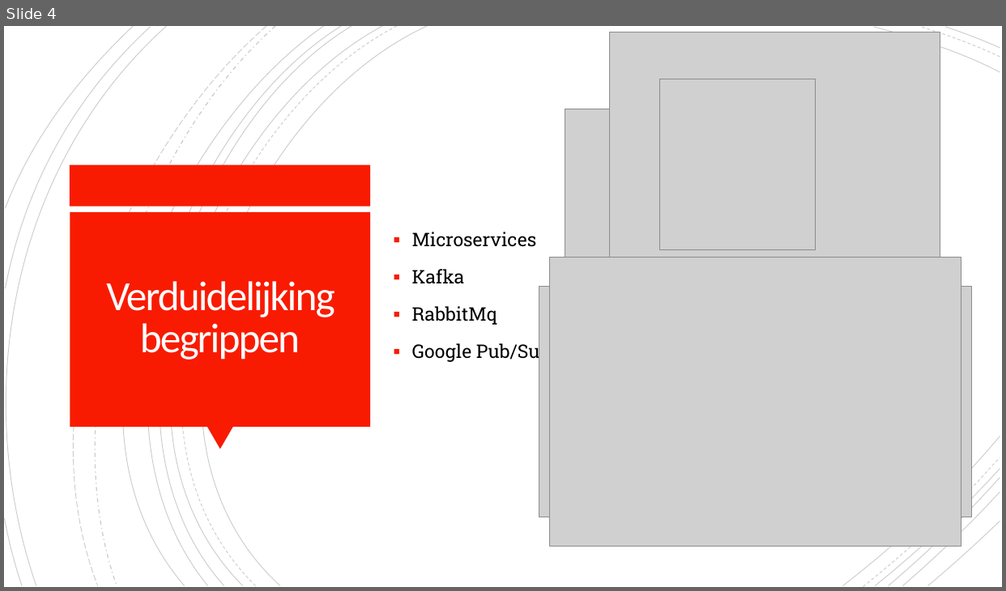
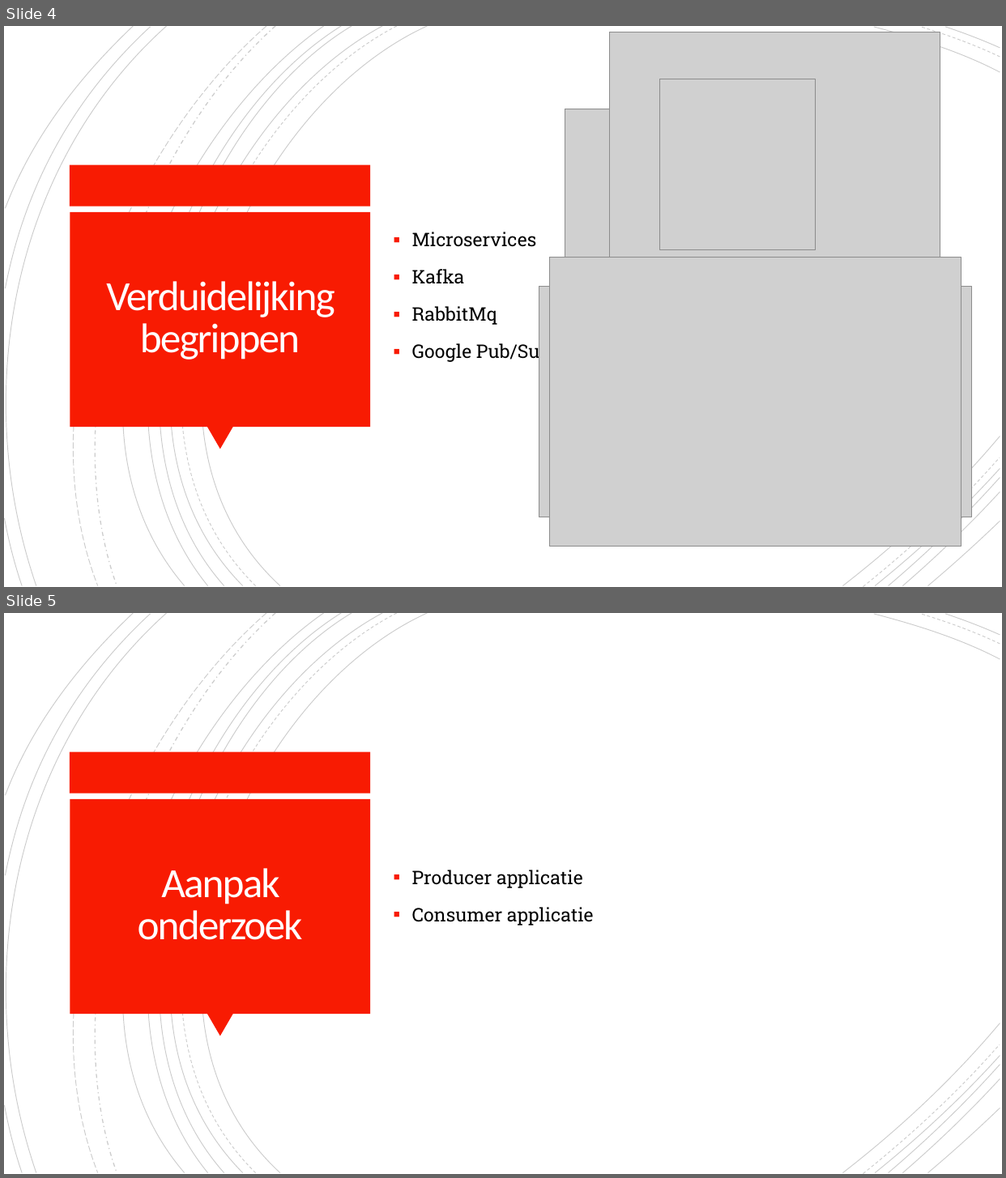
Before and after one commit to 637611rd/BP_Ruben, a slide deck: Bachelorproef.pptx. Shown one above the other, each under a label of ours: slide 4 before the commit, slides 4 and 5 after it. The pictures are 1006x591 and 1006x1178 pixels, drawn with LibreOffice and Linux fonts; fonts in the diff are those of the drawing; grey boxes stand for pictures. Boxes give left, top, right and bottom in pixels: in the first picture for what was removed or moved away, otherwise in the second. Text is boxed around its words. In the diff, an @@ line names an element or a change of style, - is before the commit and + after.

```diff
--- a/Bachelorproef.pptx
+++ b/Bachelorproef.pptx
@@ slide 5 added at <box>4,613,1002,1174</box>, background #FFFFFF; not listed: 24 template elements that a slide beside it also shows @@
@@ title added at <box>138,868,303,940</box>, 40 pt, text #FFFEFF @@
+Aanpak onderzoek
@@ text added at <box>412,870,594,926</box>, 18 pt, text #000000 @@
+▪ Producer applicatie
+▪ Consumer applicatie
```
Also in this commit, not shown: 8 other slides added, 4 other files.
